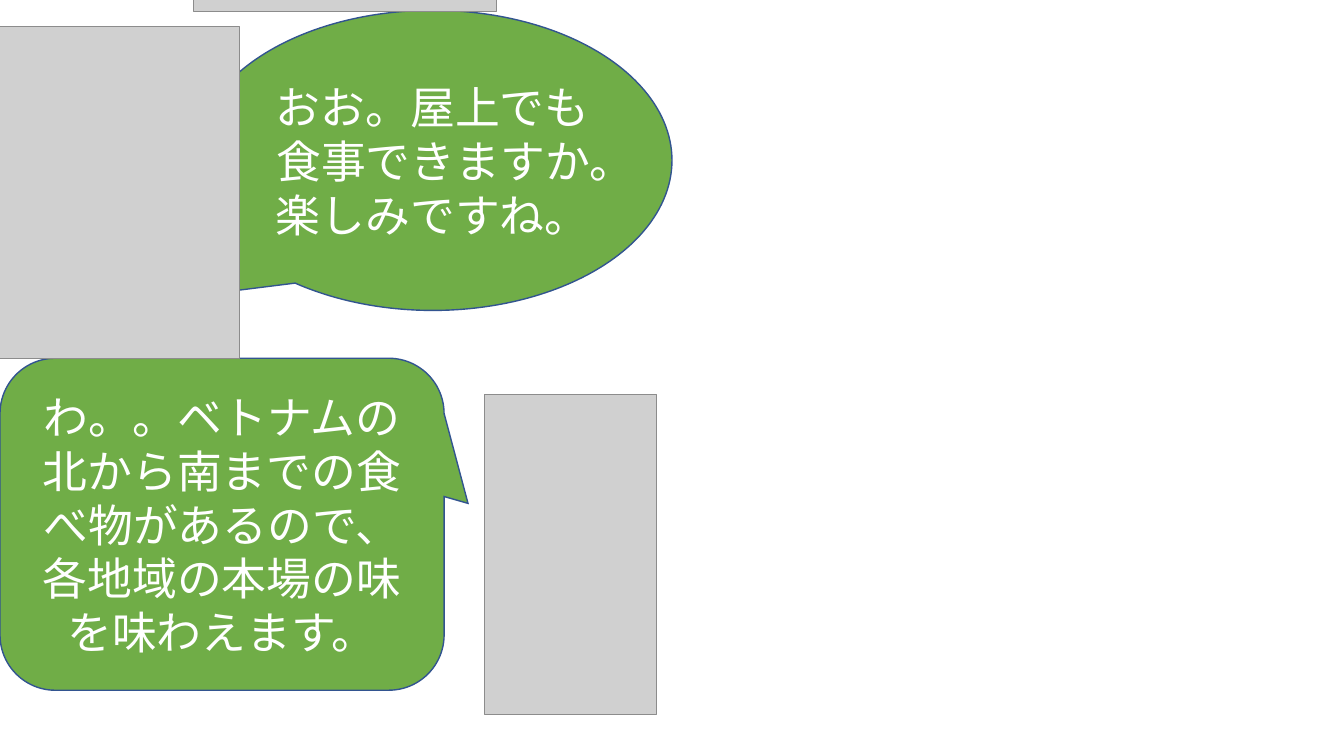
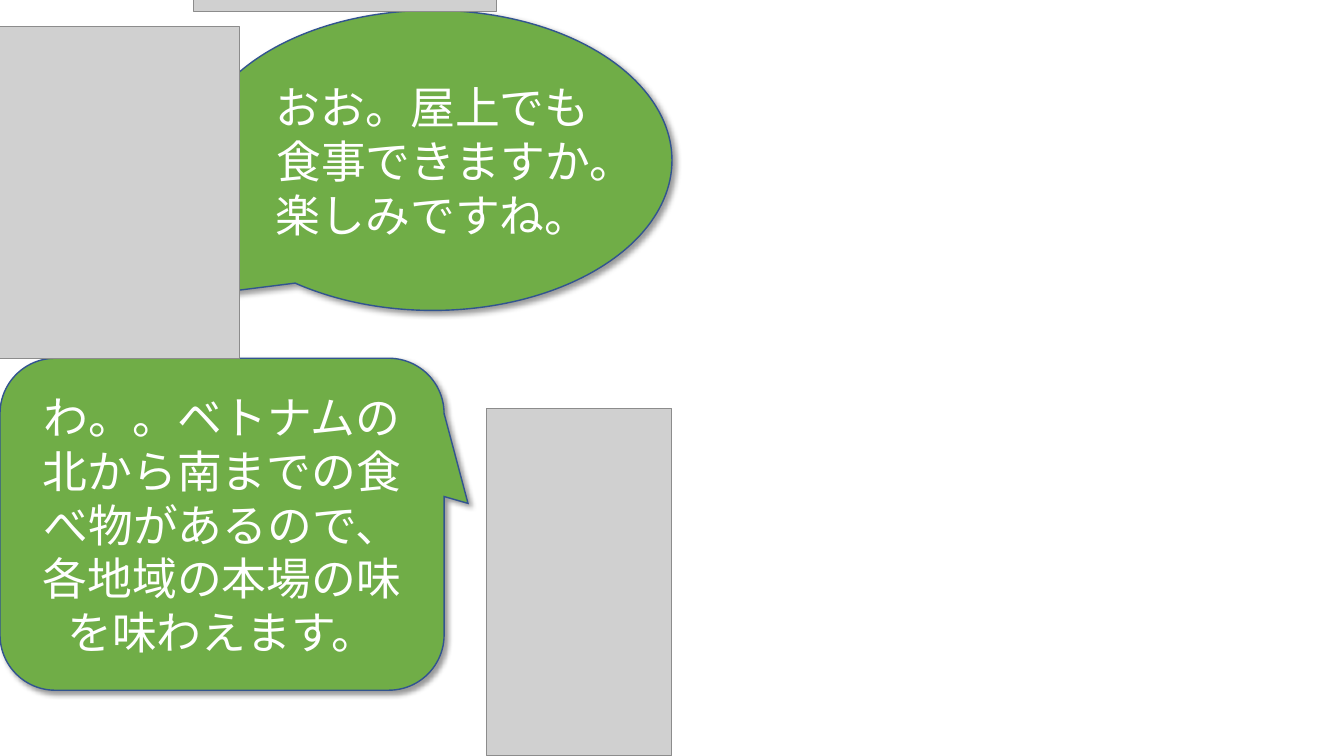
Before and after one commit to phuchung97/phuchung97.github.io, a slide deck: slide 16 of design/story.pptx. Drawn at 1344x756 pixels with LibreOffice and Linux fonts; fonts in the diff are those of the drawing; grey boxes stand for pictures; background and template pictures are left out. Boxes give left, top, right and bottom in pixels: in the first picture for what was removed or moved away, otherwise in the second. Text is boxed around its words. In the diff, an @@ line names an element or a change of style, - is before the commit and + after.

```diff
--- a/design/story.pptx
+++ b/design/story.pptx
@@ speech bubble "おお。屋上でも食事できますか。楽しみですね。" at (194, 10, 673, 311): shadow on @@
@@ rounded speech box "わ。。ベトナムの北から南までの食べ物があるので、各地域の本場の味を味わえます。" at (0, 358, 445, 690): shadow on @@
@@ picture: place and size @@
-picture at (485, 394, 657, 715)
+picture at (486, 408, 671, 756)
```
Also in this commit, not shown: 18 other slides changed, 49 other files.
